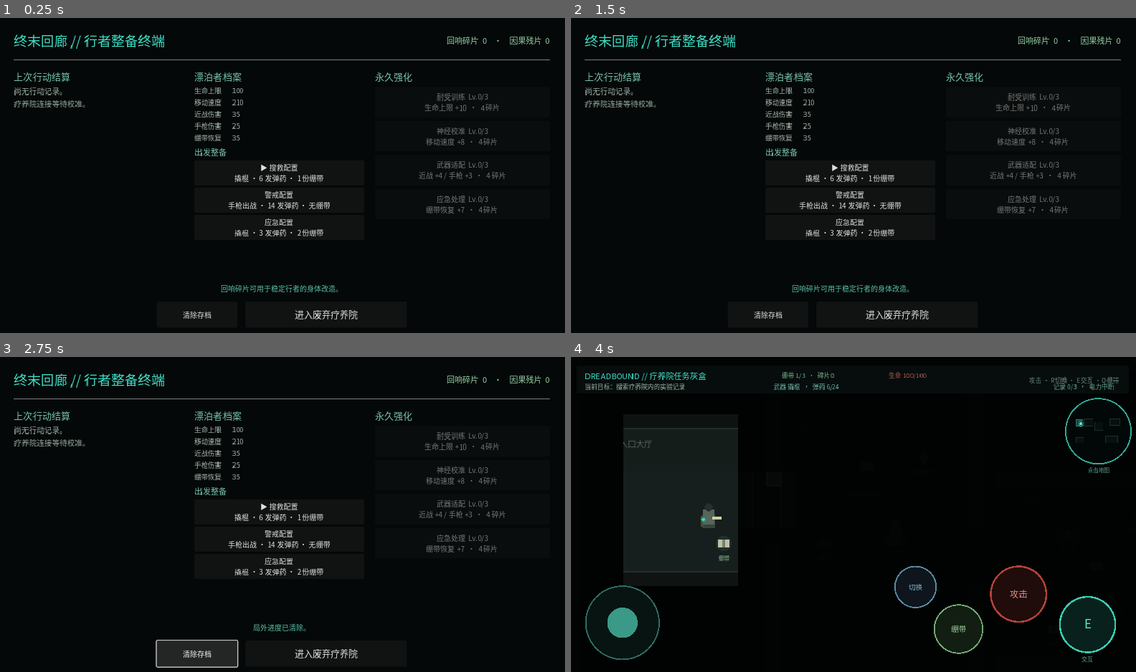
Above: before the commit, frames 1-4 (two rows, left to right).
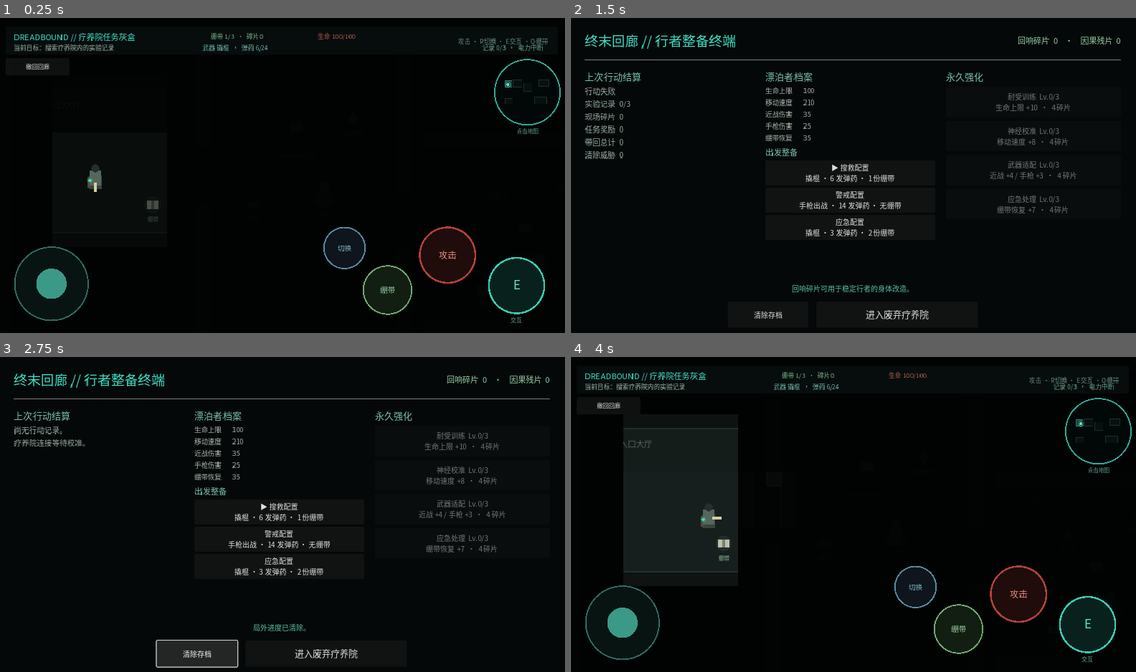
Above: after the commit, the same moments.

Repository: ancientboy/Dreadbound
Game: Godot game, scene res://scenes/startup.tscn
Two runs of this game, one before a commit and one after it. Both use one fixed random seed, a clock stepped at 60 frames per second and the inputs below. Before the commit the project starts from res://scenes/corridor.tscn.
Inputs (mouse positions are in pixels of both pictures, inside the frame that each line leads up to):
- Up to frame 1 (0.25 s): no input
- Up to frame 2 (1.5 s): click (610, 65) at 0.5 s, where only the run after the commit has a clickable "撤回回廊"; click (610, 65) at 1.25 s, where only the run after the commit has a clickable "再次点击确认撤回"
- Up to frame 3 (2.75 s): click "清除存档" at 2 s
- Up to frame 4 (4 s): click "进入废弃疗养院" at 2.75 s; move the mouse to (977, 501) at 3.52 s; hold D (move_right) from 3.53 s (still down); tap Space (attack) at 3.6 s; click (977, 501) at 3.67 s

The runs differ from the first frame. In frame 1, 9.2% of the frame differs, in the area x 2-100%, y 4-97%; in frame 2, 0.7%; in frame 3, less than 0.1%; in frame 4, less than 0.1%.

Commit message:
Fix mission return and first-run routing

Diff:
--- a/project.godot
+++ b/project.godot
@@ -3,7 +3,7 @@
 
 [application]
 config/name="Dreadbound"
-run/main_scene="res://scenes/corridor.tscn"
+run/main_scene="res://scenes/startup.tscn"
 
 [autoload]
 GameState="*res://scripts/game_state.gd"
--- a/scenes/main.tscn
+++ b/scenes/main.tscn
@@ -94,6 +94,14 @@
 text = "攻击 · R切换 · E交互 · Q绷带"
 horizontal_alignment = 2
 
+[node name="Abandon" type="Button" parent="Interface/TopBar"]
+offset_left = 0.0
+offset_top = 70.0
+offset_right = 142.0
+offset_bottom = 108.0
+theme_override_font_sizes/font_size = 13
+text = "撤回回廊"
+
 [node name="PromptPanel" type="ColorRect" parent="Interface"]
 visible = false
 offset_left = 428.0
@@ -152,8 +160,16 @@
 offset_bottom = 240.0
 theme_override_colors/font_color = Color(0.33, 0.61, 0.55, 1)
 theme_override_font_sizes/font_size = 15
-text = "按 E / 交互按钮返回终末回廊"
+text = "按 E / 交互按钮，或点击下方按钮"
 horizontal_alignment = 1
+
+[node name="Return" type="Button" parent="Interface/CompletePanel"]
+offset_left = 170.0
+offset_top = 202.0
+offset_right = 430.0
+offset_bottom = 256.0
+theme_override_font_sizes/font_size = 18
+text = "返回终末回廊"
 
 [node name="MobileControls" type="Control" parent="Interface" groups=["mobile_controls"]]
 layout_mode = 3
--- /dev/null
+++ b/scenes/startup.tscn
@@ -0,0 +1,6 @@
+[gd_scene load_steps=2 format=3]
+
+[ext_resource path="res://scripts/startup.gd" type="Script" id="1_startup"]
+
+[node name="Startup" type="Node"]
+script = ExtResource("1_startup")
--- a/scripts/game_state.gd
+++ b/scripts/game_state.gd
@@ -18,6 +18,7 @@
 var upgrades := {"vitality": 0, "mobility": 0, "weapons": 0, "recovery": 0}
 var last_run := {}
 var selected_loadout := "scavenger"
+var corridor_unlocked := false
 
 
 func _ready() -> void:
@@ -40,6 +41,7 @@
 	last_run = {"success": success, "records": records, "carried_shards": carried_shards, "mission_reward": mission_reward if success else 0, "banked_shards": banked, "enemies_defeated": enemies_defeated}
 	if success:
 		echo_shards += banked
+		corridor_unlocked = true
 	save_progress()
 	progress_changed.emit()
 	return banked
@@ -80,7 +82,7 @@
 	var file := FileAccess.open(save_path, FileAccess.WRITE)
 	if file == null:
 		return false
-	file.store_string(JSON.stringify({"version": SAVE_VERSION, "echo_shards": echo_shards, "causality_fragments": causality_fragments, "upgrades": upgrades, "last_run": last_run, "selected_loadout": selected_loadout}))
+	file.store_string(JSON.stringify({"version": SAVE_VERSION, "echo_shards": echo_shards, "causality_fragments": causality_fragments, "upgrades": upgrades, "last_run": last_run, "selected_loadout": selected_loadout, "corridor_unlocked": corridor_unlocked}))
 	return true
 
 
@@ -103,6 +105,7 @@
 	last_run = saved_run if saved_run is Dictionary else {}
 	var saved_loadout := str(parsed.get("selected_loadout", "scavenger"))
 	selected_loadout = saved_loadout if LOADOUTS.has(saved_loadout) else "scavenger"
+	corridor_unlocked = bool(parsed.get("corridor_unlocked", not last_run.is_empty() and bool(last_run.get("success", false))))
 
 
 func reset_progress() -> void:
@@ -112,6 +115,7 @@
 		upgrades[upgrade_id] = 0
 	last_run = {}
 	selected_loadout = "scavenger"
+	corridor_unlocked = false
 	if FileAccess.file_exists(save_path):
 		DirAccess.remove_absolute(save_path)
 	progress_changed.emit()
--- a/scripts/main.gd
+++ b/scripts/main.gd
@@ -24,6 +24,8 @@
 @onready var minimap: SanatoriumMinimap = $Interface/Minimap
 @onready var inventory_status: Label = $Interface/TopBar/Inventory
 @onready var weapon_status: Label = $Interface/TopBar/Weapon
+@onready var abandon_button: Button = $Interface/TopBar/Abandon
+@onready var return_button: Button = $Interface/CompletePanel/Return
 
 var mission_phase := MissionPhase.COLLECT_RECORDS
 var collected_records: Dictionary = {}
@@ -31,6 +33,7 @@
 var interactables: Array[ObjectiveInteractable] = []
 var enemies_defeated := 0
 var _run_settled := false
+var _abandon_armed_until := 0
 
 
 func _ready() -> void:
@@ -48,6 +51,8 @@
 	player.died.connect(_on_player_died)
 	player.inventory_changed.connect(_on_inventory_changed)
 	player.weapon_changed.connect(_on_weapon_changed)
+	abandon_button.pressed.connect(_on_abandon_pressed)
+	return_button.pressed.connect(_return_to_corridor)
 	_on_player_health_changed(player.health, player.max_health)
 	_on_inventory_changed(player.bandages, player.echo_shards)
 	_on_weapon_changed(player.get_weapon_name(), player.ammo)
@@ -66,6 +71,9 @@
 
 
 func _process(_delta: float) -> void:
+	if _abandon_armed_until > 0 and Time.get_ticks_msec() > _abandon_armed_until:
+		_abandon_armed_until = 0
+		abandon_button.text = "撤回回廊"
 	var wants_to_interact := Input.is_action_just_pressed("interact")
 	var mobile_controls := get_tree().get_first_node_in_group("mobile_controls") as MobileControls
 	if mobile_controls:
@@ -112,16 +120,26 @@
 	player.velocity = Vector2.ZERO
 	player.set_physics_process(false)
 	_stop_patients()
-
-
-func _return_to_corridor() -> void:
+	return_button.visible = true
+	abandon_button.visible = false
+
+
+func _return_to_corridor(abandoned := false) -> void:
 	if _run_settled:
 		return
 	_run_settled = true
 	var state := get_node_or_null("/root/GameState")
 	if state:
-		state.settle_run(mission_phase == MissionPhase.COMPLETE, collected_records.size(), player.echo_shards, enemies_defeated)
+		state.settle_run(not abandoned and mission_phase == MissionPhase.COMPLETE, collected_records.size(), player.echo_shards, enemies_defeated)
 	get_tree().change_scene_to_file("res://scenes/corridor.tscn")
+
+
+func _on_abandon_pressed() -> void:
+	if _abandon_armed_until == 0:
+		_abandon_armed_until = Time.get_ticks_msec() + 3000
+		abandon_button.text = "再次点击确认撤回"
+		return
+	_return_to_corridor(true)
 
 
 func _on_player_health_changed(current: int, maximum: int) -> void:
@@ -144,6 +162,8 @@
 	result_summary.text = "漂泊者已失去生命体征\n终末回廊连接中断"
 	objective.text = "任务失败：行者未能撤离"
 	_stop_patients()
+	return_button.visible = true
+	abandon_button.visible = false
 
 
 func _stop_patients() -> void:
--- /dev/null
+++ b/scripts/startup.gd
@@ -0,0 +1,10 @@
+extends Node
+
+
+func _ready() -> void:
+	call_deferred("_route_player")
+
+
+func _route_player() -> void:
+	var destination := "res://scenes/corridor.tscn" if GameState.corridor_unlocked else "res://scenes/main.tscn"
+	get_tree().change_scene_to_file(destination)
--- a/tests/test_mission.gd
+++ b/tests/test_mission.gd
@@ -8,6 +8,7 @@
 	root.add_child(mission)
 	await process_frame
 	assert(mission.interactables.size() == 5)
+	assert(mission.abandon_button.visible)
 	mission._handle_interaction(mission.interactables[3])
 	assert(not mission.power_restored)
 	for index in range(3):
@@ -20,5 +21,7 @@
 	mission._handle_interaction(mission.interactables[4])
 	assert(mission.mission_phase == mission.MissionPhase.COMPLETE)
 	assert(mission.complete_panel.visible)
+	assert(mission.return_button.visible)
+	assert(not mission.abandon_button.visible)
 	print("Mission flow test passed: records -> power -> extraction")
 	quit()
--- a/tests/test_progression.gd
+++ b/tests/test_progression.gd
@@ -10,9 +10,11 @@
 	state.save_path = "user://test_dreadbound_progress.json"
 	state.reset_progress()
 	assert(state.settle_run(false, 2, 5, 1) == 0)
+	assert(not state.corridor_unlocked)
 	assert(state.echo_shards == 0)
 	assert(state.last_run.records == 2)
 	assert(state.settle_run(true, 3, 5, 4) == 14)
+	assert(state.corridor_unlocked)
 	assert(state.echo_shards == 14)
 	assert(state.purchase_upgrade("vitality"))
 	assert(state.echo_shards == 10)
@@ -27,6 +29,7 @@
 	assert(restored.echo_shards == 10)
 	assert(restored.upgrades.vitality == 1)
 	assert(restored.selected_loadout == "marksman")
+	assert(restored.corridor_unlocked)
 	restored.reset_progress()
 	state.free()
 	restored.free()
Binary file changed: assets/fonts/DreadboundChinese.ttf
Binary file changed: docs/images/graybox-movement.png
Not shown, added: scripts/startup.gd.uid
Not shown, changed: README.md
